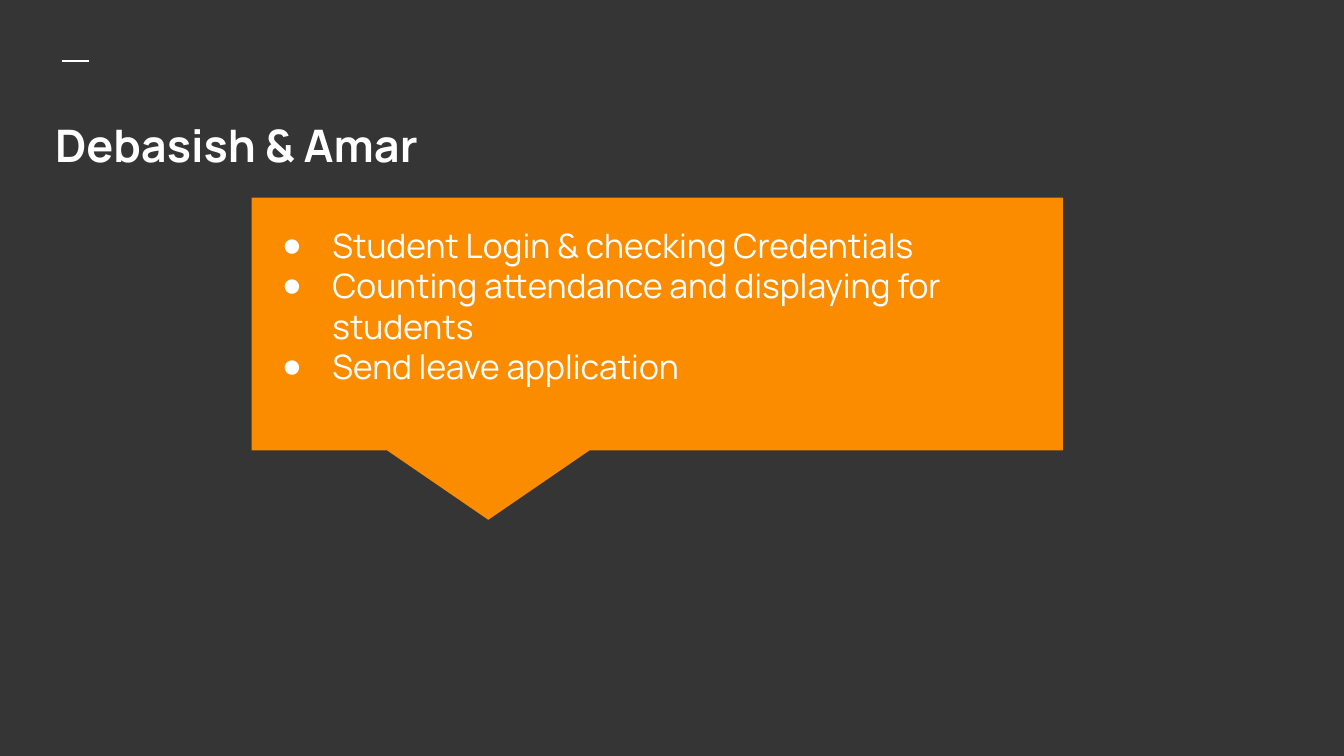
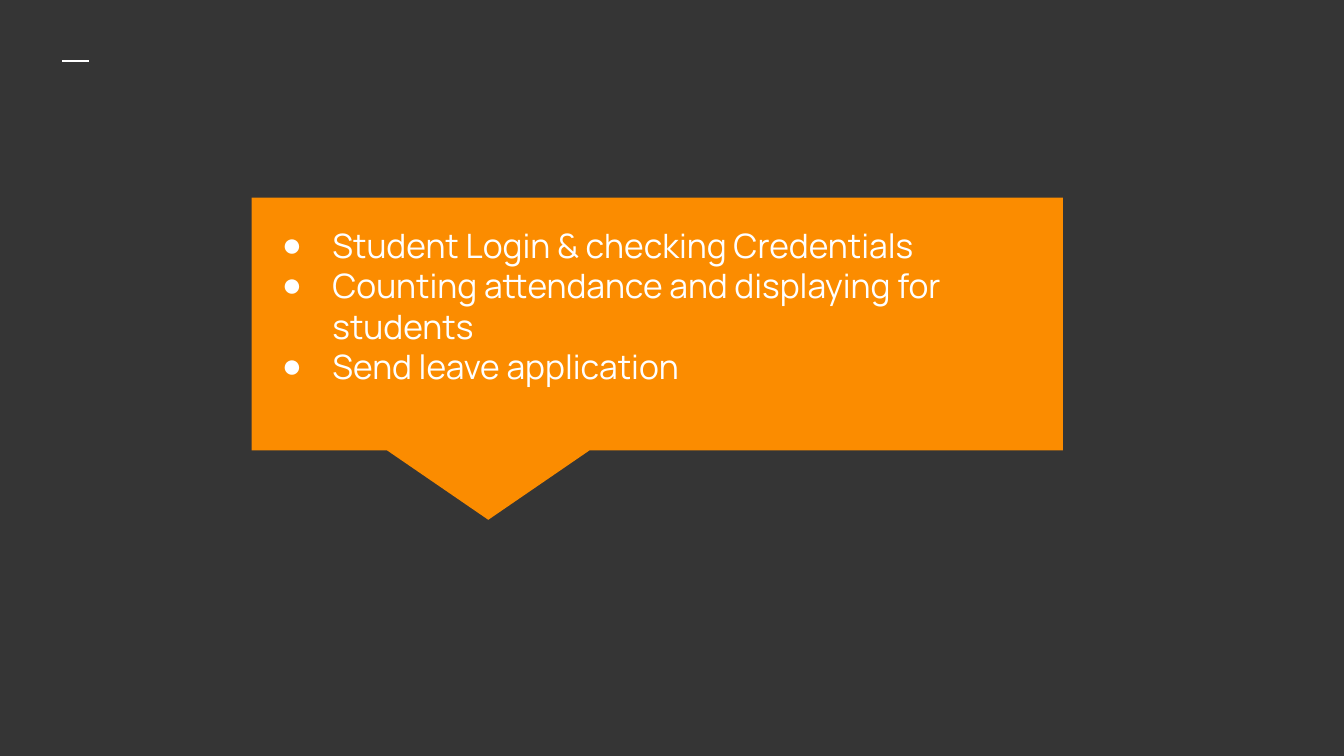
Before and after one commit to sid3555/Attendance_Management_System, a slide deck: slide 8 of Presentation PPT/Attendance Ppt.pptx. Drawn at 1344x756 pixels with LibreOffice and Linux fonts; fonts in the diff are those of the drawing. Boxes give left, top, right and bottom in pixels: in the first picture for what was removed or moved away, otherwise in the second. Text is boxed around its words. In the diff, an @@ line names an element or a change of style, - is before the commit and + after.

Commit message:
Updated

```diff
--- a/Presentation PPT/Attendance Ppt.pptx
+++ b/Presentation PPT/Attendance Ppt.pptx
@@ title removed at box(55, 129, 418, 163) @@
-Debasish & Amar
```
Also in this commit, not shown: 3 other slides changed.
